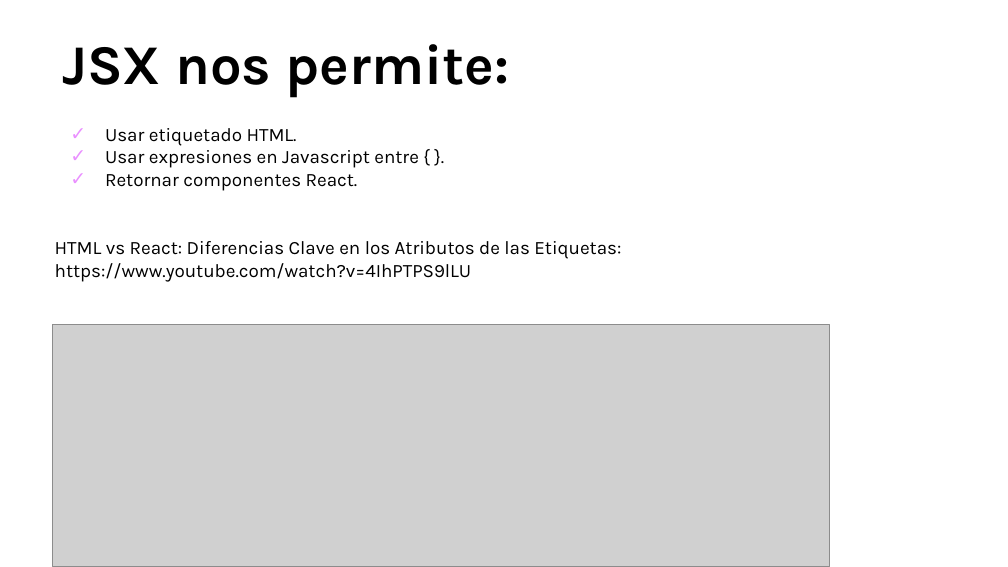
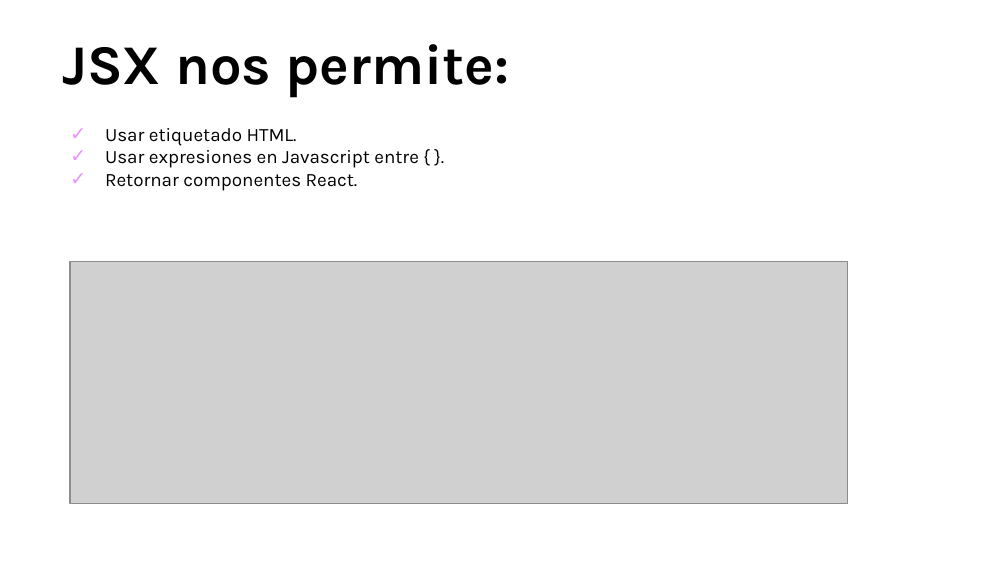
Before and after one commit to Arturogrottoli/Project-React-Js, a slide deck: slide 11 of Clase02/Unidad 2 - Clase en vivo.pptx. Drawn at 1008x567 pixels with LibreOffice and Linux fonts; fonts in the diff are those of the drawing; grey boxes stand for pictures; background and template pictures are left out. Boxes give left, top, right and bottom in pixels: in the first picture for what was removed or moved away, otherwise in the second. Text is boxed around its words. In the diff, an @@ line names an element or a change of style, - is before the commit and + after.

```diff
--- a/Clase02/Unidad 2 - Clase en vivo.pptx
+++ b/Clase02/Unidad 2 - Clase en vivo.pptx
@@ text at (55,241,621,282): paragraph removed @@
-HTML vs React: Diferencias Clave en los Atributos de las Etiquetas: https://www.youtube.com/watch?v=4IhPTPS9lLU
@@ picture: place and size @@
-picture at (52,325,830,566)
+picture at (70,261,847,503)
```
Also in this commit, not shown: 4 other slides changed, 1 slide removed.
